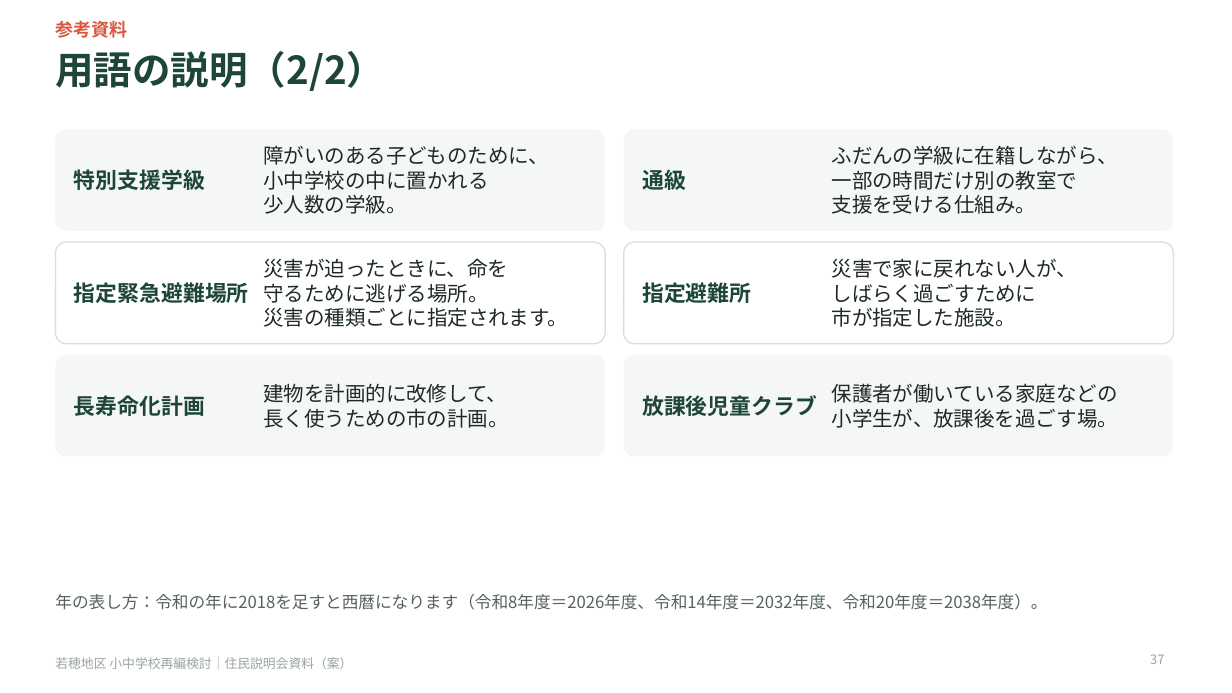
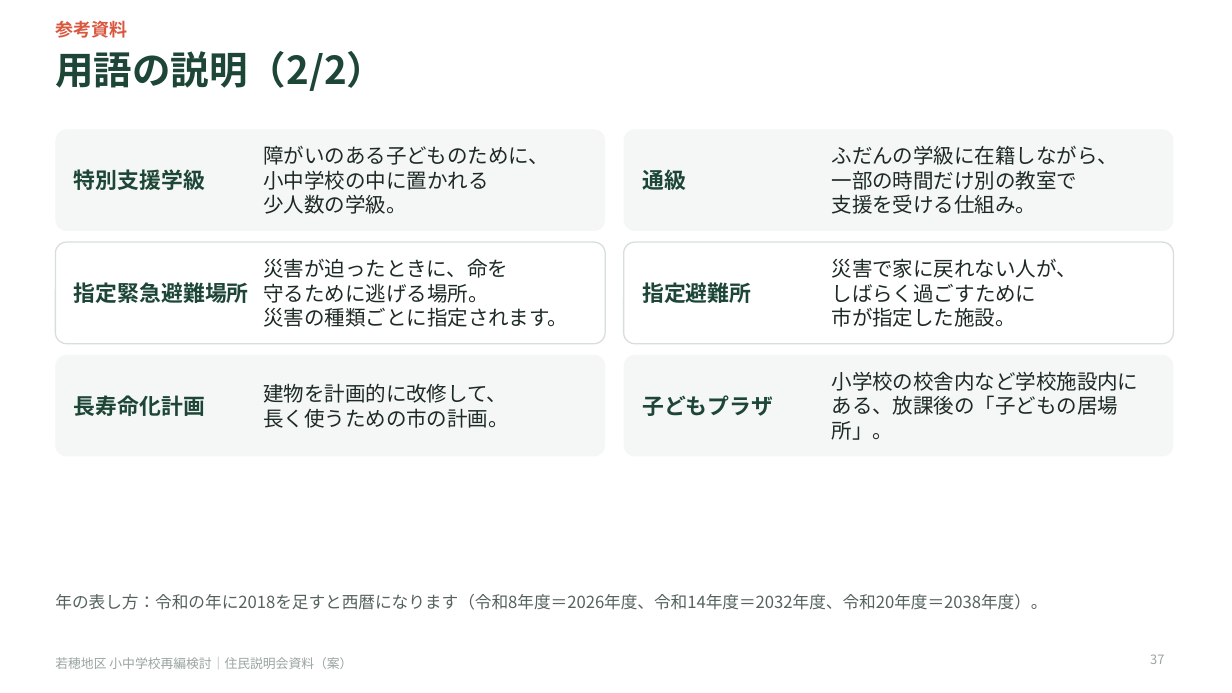
Before and after one commit to Masaki12008/GS, a slide deck: slide 37 of output/若穂地区_住民説明会資料.pptx. Drawn at 1232x693 pixels with LibreOffice and Linux fonts; fonts in the diff are those of the drawing. Boxes give left, top, right and bottom in pixels: in the first picture for what was removed or moved away, otherwise in the second. Text is boxed around its words. In the diff, an @@ line names an element or a change of style, - is before the commit and + after.

```diff
--- a/output/若穂地区_住民説明会資料.pptx
+++ b/output/若穂地区_住民説明会資料.pptx
@@ text at [832,371,1139,440]: text changed @@
-保護者が働いている家庭などの
-小学生が、放課後を過ごす場。
+小学校の校舎内など学校施設内に
+ある、放課後の「子どもの居場所」。
@@ text at [642,395,773,416]: text changed @@
-放課後児童クラブ
+子どもプラザ
```
Also in this commit, not shown: 9 other slides changed, 9 other files.
